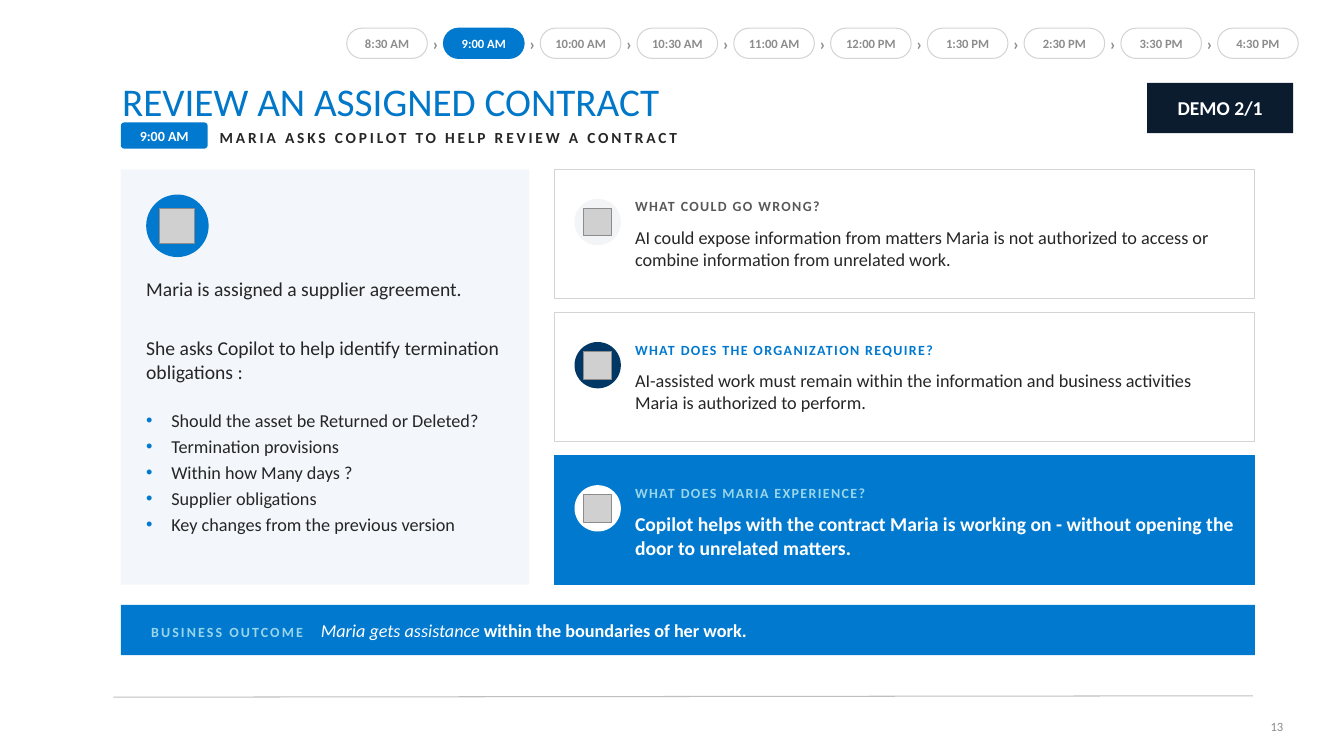
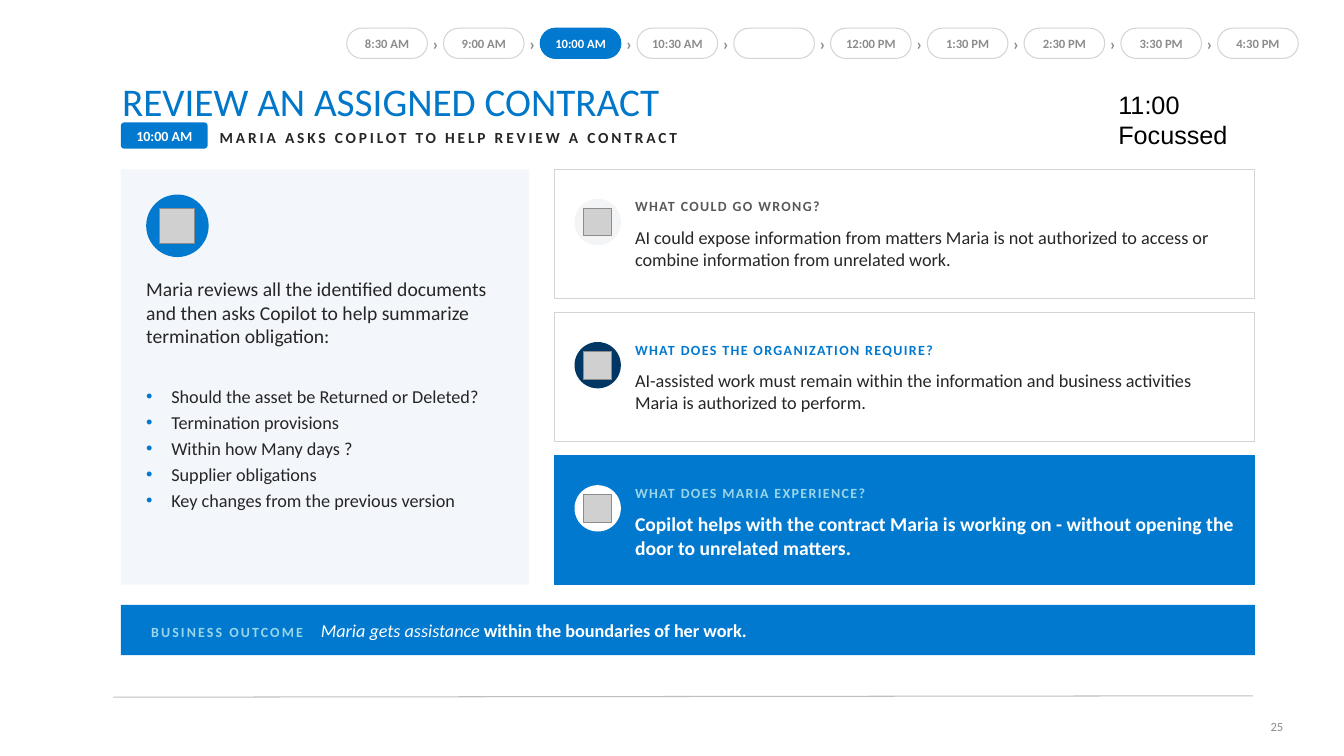
Before and after one commit to gauthiii/bhuc, a slide deck: slide 25 of Workshop_09_24.pptx (slide 13 before the commit). Drawn at 1344x756 pixels with LibreOffice and Linux fonts; fonts in the diff are those of the drawing; grey boxes stand for pictures. Boxes give left, top, right and bottom in pixels: in the first picture for what was removed or moved away, otherwise in the second. Text is boxed around its words. In the diff, an @@ line names an element or a change of style, - is before the commit and + after.

Commit message:
ppt changes

```diff
--- a/Workshop_09_24.pptx
+++ b/Workshop_09_24.pptx
@@ rounded rectangle "9:00 AM" at (444,28,524,58): text colour #FFFFFF to #8C8C8C; fill #0079CF to #FFFFFF; outline #0079CF 0.75 pt to #D4D4D4 0.75 pt @@
@@ rounded rectangle "10:00 AM" at (540,28,621,58): text colour #8C8C8C to #FFFFFF; fill #FFFFFF to #0079CF; outline #D4D4D4 0.75 pt to #0079CF 0.75 pt @@
@@ text in rounded rectangle at (749,40,800,48): text removed @@
-11:00 AM
@@ rectangle removed at (1147,83,1294,133) @@
@@ text added at (1118,96,1227,145), 18 pt, text #000000 @@
+11:00 Focussed
@@ text removed at (1178,101,1262,116) @@
-DEMO 2/1
@@ text in rounded rectangle at (136,132,193,141): text changed @@
-9:00 AM
+10:00 AM
@@ text at (146,282,486,343): text changed @@
-Maria is assigned a supplier agreement.
+Maria reviews all the identified documents and then asks Copilot to help summarize termination obligation:
@@ text removed at (146,341,499,383) @@
-She asks Copilot to help identify termination obligations :
@@ text "Should the asset be Returned ...": place and size @@
-text "Should the asset be Returned ..." at (171,414,478,534)
+text "Should the asset be Returned ..." at (171,390,478,510)
```
Also in this commit, not shown: 7 other slides changed, 12 slides added, 1 slide removed, 3 other files.
